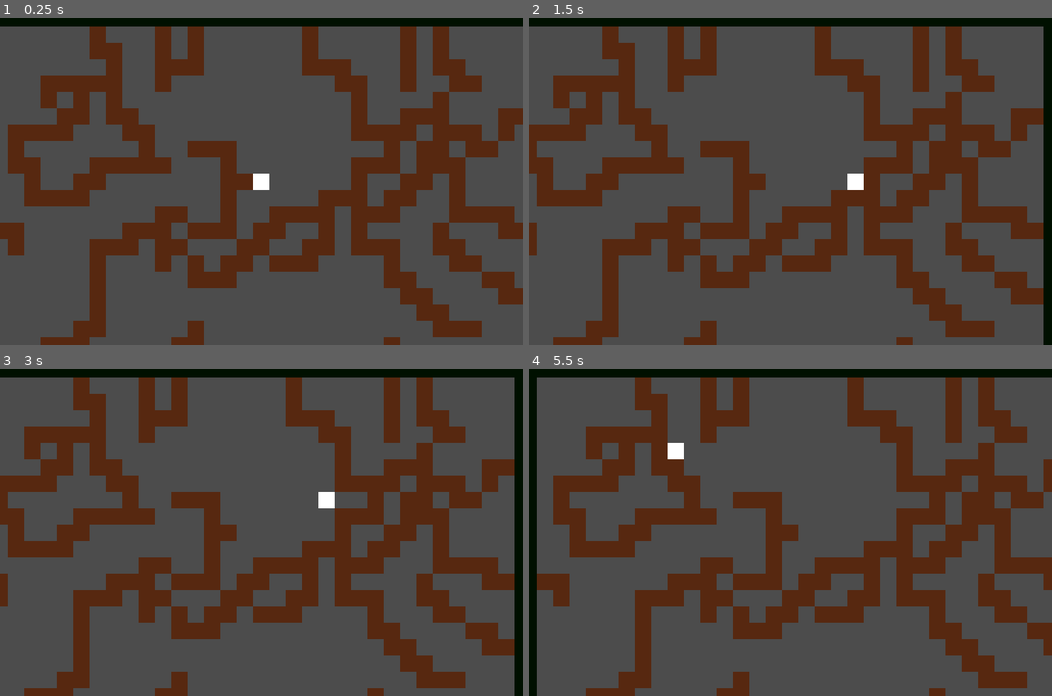
Above: before the commit, frames 1-4 (two rows, left to right).
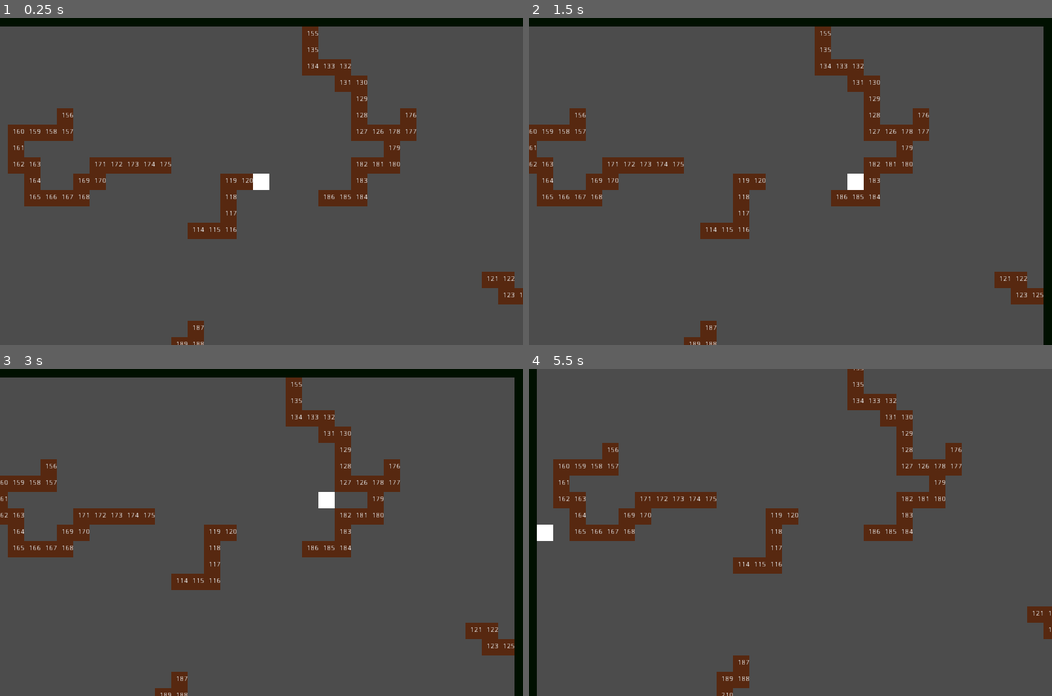
Above: after the commit, the same moments.

Repository: LucasCarrias/Topdown-Pathfinder
Game: Godot game, scene res://Scenes/Game.tscn
Same seed, same stepped clock (60 frames per second), same inputs: the game is played once before the commit and once after it.
Inputs:
- Up to frame 1 (0.25 s): no input
- Up to frame 2 (1.5 s): tap Enter at 0.5 s; hold Right (ui_right) 0.53-1.28 s; tap Space at 1.25 s; hold Down (ui_down) from 1.28 s (still down)
- Up to frame 3 (3 s): tap Enter at 2 s; release Down (ui_down) at 2.03 s; hold Right (ui_right) 2.03-2.78 s; tap Space at 2.75 s; hold Up (ui_up) from 2.78 s (still down)
- Up to frame 4 (5.5 s): tap Enter at 3.5 s; release Up (ui_up) at 3.53 s; hold Left (ui_left) 3.53-5.03 s; hold Down (ui_down) from 5.03 s (still down)

The runs differ from the first frame. In frame 1, 21% of the frame differs, in the area x 0-100%, y 2-100%; in frame 2, 21%; in frame 3, 21%; in frame 4, 32%, in the area x 1-100%, y 0-100%.

Commit message:
Update create borders

Diff:
--- a/Scenes/Wall.gd
+++ b/Scenes/Wall.gd
@@ -35,7 +35,7 @@
 
 	if possible_movements == []:
 		possible_movements = [Vector2(0,0)]
-	#print(str(get_position_in_parent())+" "+str(possible_movements))
+	print(str(get_position_in_parent())+" "+str(possible_movements))
 	return possible_movements
 
 func is_single_pos(pos):
--- a/Scenes/Wall.tscn
+++ b/Scenes/Wall.tscn
@@ -17,7 +17,6 @@
 texture = ExtResource( 1 )
 
 [node name="Label" type="Label" parent="."]
-visible = false
 margin_left = -8.0
 margin_top = -8.0
 margin_right = 40.0
--- a/Scripts/Game.gd
+++ b/Scripts/Game.gd
@@ -13,10 +13,8 @@
 	create_camera()
 	create_borders()
 func _process(delta):
-	while get_child_count() < 600:
+	while get_child_count() < 200:
 		walls_generator(rng.randi_range(5,30))
-
-
 func walls_generator(amount):
 	var last_pos = get_child(get_child_count()-1).global_position
 	for i in range(amount):
@@ -66,18 +64,25 @@
 	return (pos.x >= 0 and pos.y >= 0) and (pos.x <= WINDOW_SIZE.x and pos.y <=WINDOW_SIZE.y)
 
 func create_borders():
+	var wall = WALL.instance()
+
 	for y in [-32, WINDOW_SIZE.y+32]:
 		for x in range(-1,WINDOW_GRID.x+1):
-			var wall = WALL.instance()
+			wall = WALL.instance()
 			add_child(wall)
 			wall.modulate = Color(0,0.4,0)
 			wall.global_position = Vector2(32*x, y)
+
 	for x in [-32, WINDOW_SIZE.x+32]:
 		for y in range(-1,WINDOW_GRID.y+1):
-			var wall = WALL.instance()
+			wall = WALL.instance()
 			add_child(wall)
 			wall.modulate = Color(0,0.4,0)
 			wall.global_position = Vector2(x, 32*y)
+	wall = WALL.instance()
+	add_child(wall)
+	wall.modulate = Color(0,0.4,0)
+	wall.global_position = Vector2(WINDOW_SIZE.x+32, 32*(WINDOW_GRID.y+1))
 
 func create_camera():
 	var camera = Camera2D.new()
